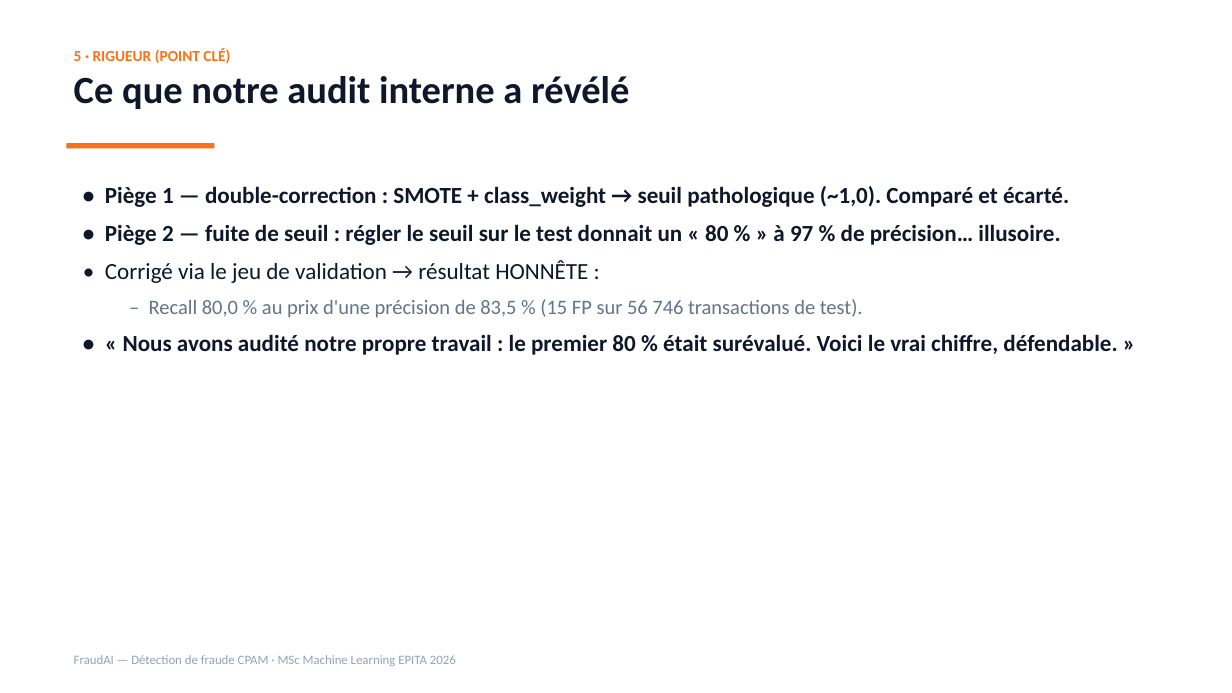
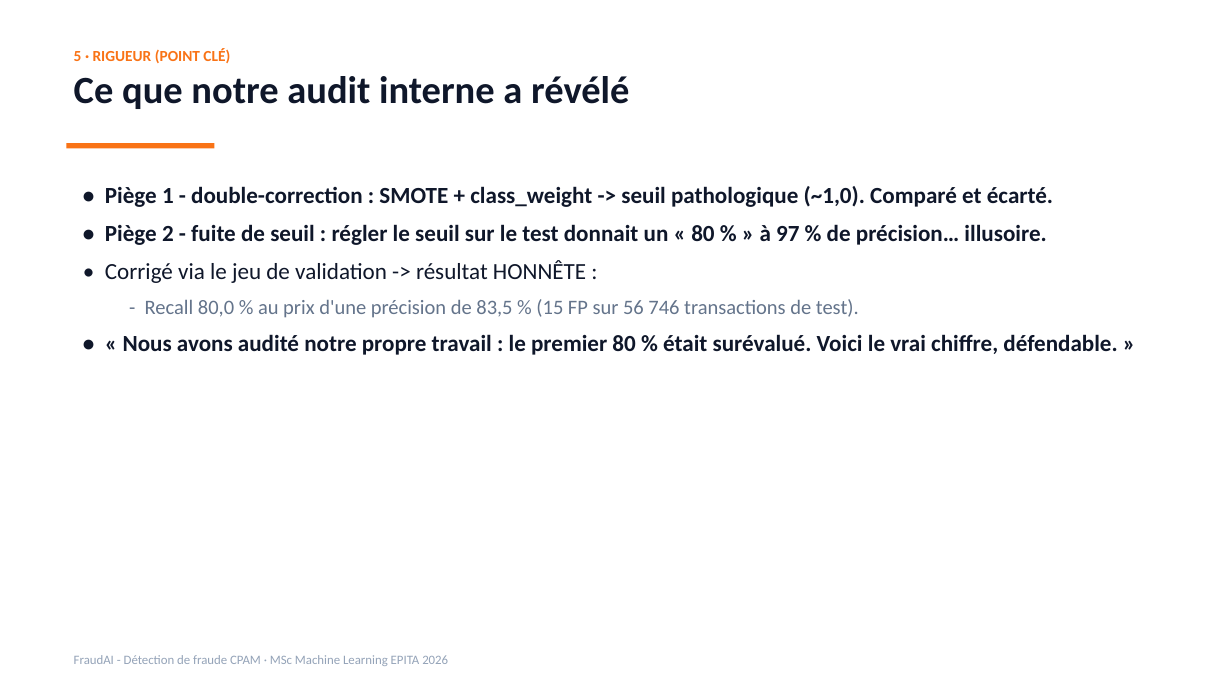
Before and after one commit to kteken10/Fondamentaux-Machine-Learning, a slide deck: slide 7 of rendu/03_FraudAI_Presentation.pptx. Drawn at 1232x693 pixels with LibreOffice and Linux fonts; fonts in the diff are those of the drawing. Boxes give left, top, right and bottom in pixels: in the first picture for what was removed or moved away, otherwise in the second. Text is boxed around its words. In the diff, an @@ line names an element or a change of style, - is before the commit and + after.

```diff
--- a/rendu/03_FraudAI_Presentation.pptx
+++ b/rendu/03_FraudAI_Presentation.pptx
@@ text at <box>105,186,1053,318</box>: text changed @@
-• Piège 1 — double-correction : SMOTE + class_weight → seuil pathologique (~1,0). Comparé et écarté.
-• Piège 2 — fuite de seuil : régler le seuil sur le test donnait un « 80 % » à 97 % de précision… illusoire.
-• Corrigé via le jeu de validation → résultat HONNÊTE :
-  – Recall 80,0 % au prix d'une précision de 83,5 % (15 FP sur 56 746 transactions de test).
+• Piège 1 - double-correction : SMOTE + class_weight -> seuil pathologique (~1,0). Comparé et écarté.
+• Piège 2 - fuite de seuil : régler le seuil sur le test donnait un « 80 % » à 97 % de précision… illusoire.
+• Corrigé via le jeu de validation -> résultat HONNÊTE :
+  - Recall 80,0 % au prix d'une précision de 83,5 % (15 FP sur 56 746 transactions de test).
@@ text at <box>74,655,448,666</box>: text changed @@
-FraudAI — Détection de fraude CPAM · MSc Machine Learning EPITA 2026
+FraudAI - Détection de fraude CPAM · MSc Machine Learning EPITA 2026
```
Also in this commit, not shown: 10 other slides changed, 2 other files.
